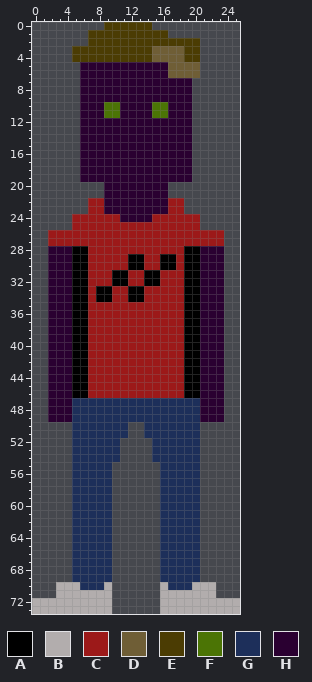
Edited in one commit: sprite sheet (graphics/demon.png). The picture above is the old version.
The file is 64x86 pixels. The old version is drawn lined up with the new one, on the new canvas.
Palette (. is transparent): A #000000  B #b2adad  C #9c1919  D #6f5e36  E #4b3c03  F #4b7405  G #1d2f5a  H #2a0031
The same view after the edit:
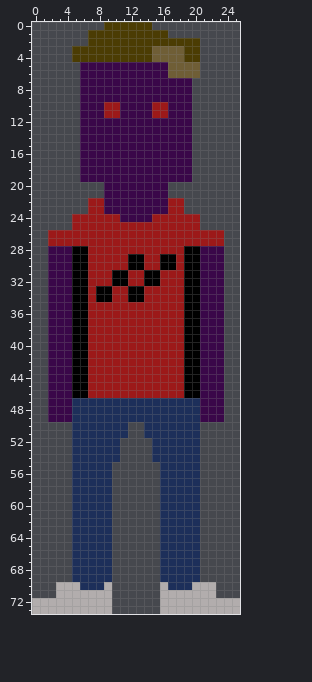
Diff:
canvas 64x86 -> 26x74, the old top-left corner now at -19,-12 (the part of the old canvas that was cut away was empty and is not shown)
colour H: #2a0031 -> #3a0749
y 10..11: x 9..10 FF -> CC; x 15..16 FF -> CC
Pixel boxes of the changes (left, top, right, bottom) in both pictures:
changed: (80, 62, 192, 222)
changed: (48, 246, 72, 422)
changed: (200, 246, 224, 422)
